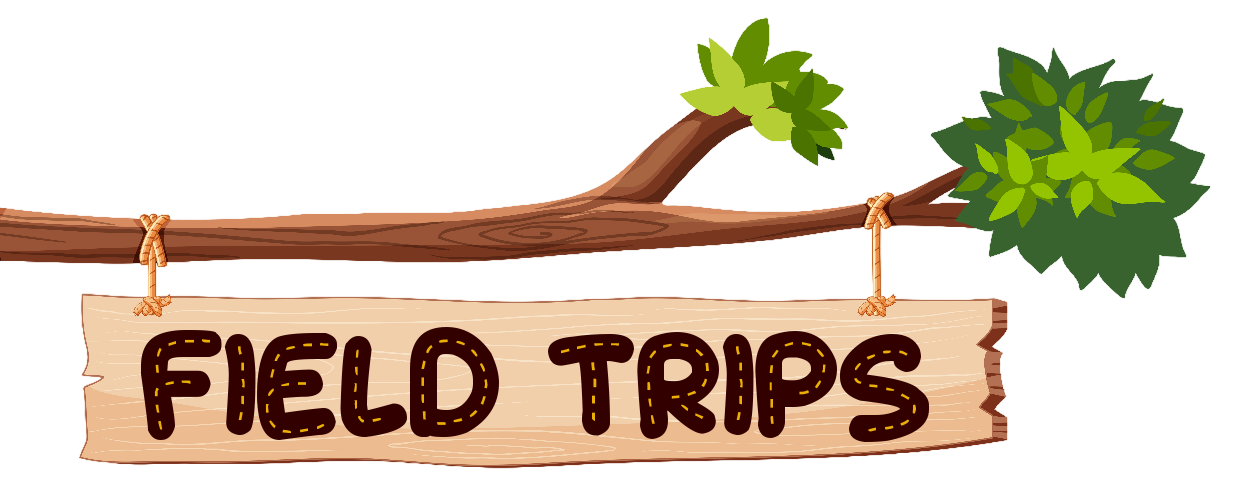
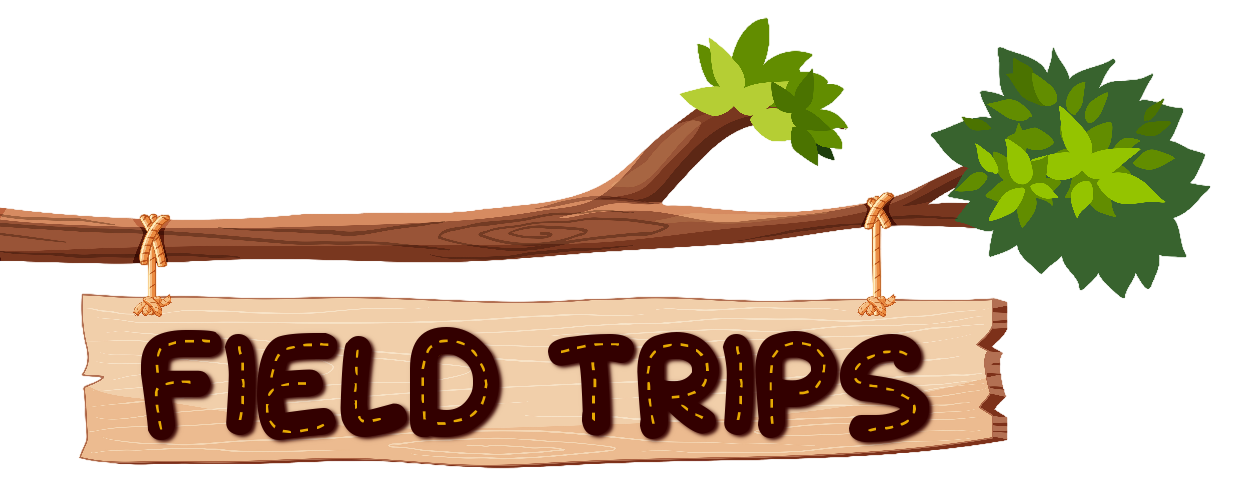
Comparing the layer stacks of the two 1237px x 486px images. Changes:
added layer "Field Trips #1" above "yeller" over [141, 327, 929, 442]
moved "yeller" above "Field Trips" over [148, 335, 923, 437]
painted on "Field Trips" over [139, 324, 937, 449]
